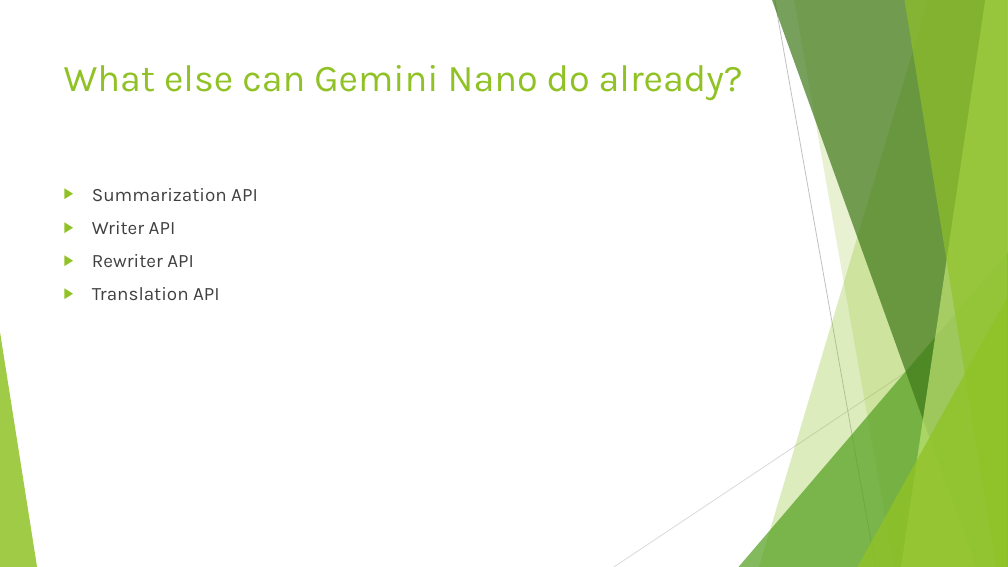
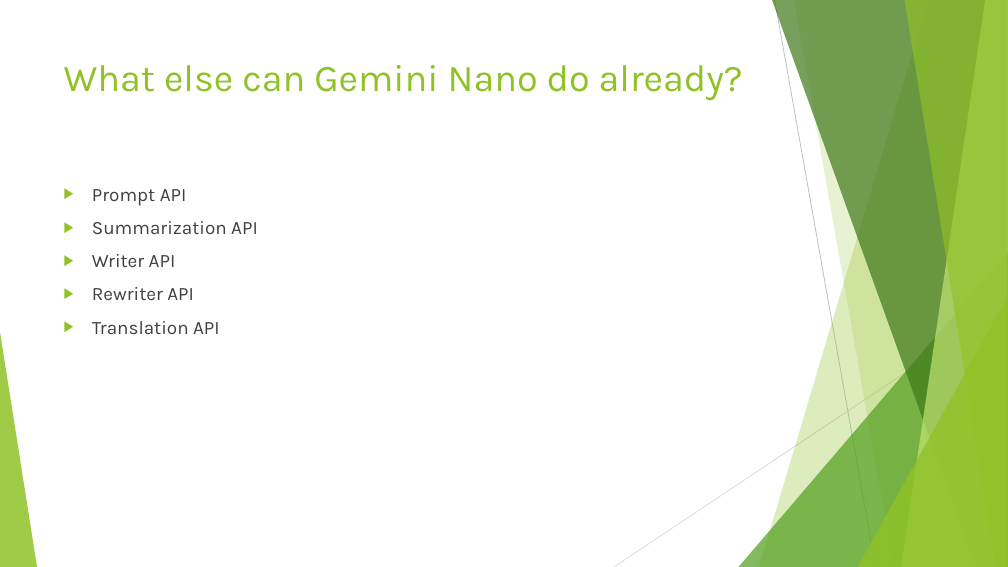
Before and after one commit to mattduffield/my-assistant, a slide deck: slide 11 of static/resources/Introducing Gemini Nano.pptx (slide 10 before the commit). Drawn at 1008x567 pixels with LibreOffice and Linux fonts; fonts in the diff are those of the drawing. Boxes give left, top, right and bottom in pixels: in the first picture for what was removed or moved away, otherwise in the second. Text is boxed around its words. In the diff, an @@ line names an element or a change of style, - is before the commit and + after.

```diff
--- a/static/resources/Introducing Gemini Nano.pptx
+++ b/static/resources/Introducing Gemini Nano.pptx
@@ text at (92, 189, 187, 206): paragraph added @@
+▶ Prompt API
```
Also in this commit, not shown: 2 other slides changed, 1 slide added, 1 other file.
